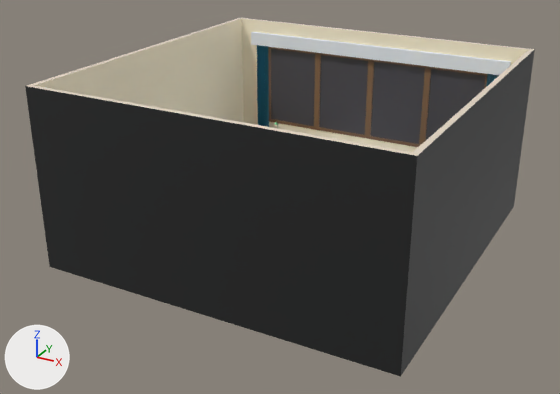
One commit to the Blender file Materials/MapLevel01.blend: the scene before it, then after it.
Before and after are seen from a 50 mm lens placed at (2.15, -11.58, 5.06), pointed at (-2.64, -2.85, 0.7). Lighting does not change. The marker at lower left points along +X, +Y and +Z.

Script lines for the objects in view, before the commit:
```python
me_curtain = bpy.data.meshes.new('Curtain')
me_curtain.from_pydata(...)  # a box spanning x -4.7..-0.3, y -0.14..-0.07, z 2.09..2.3
me_curtain.materials.append(mat_materialmap)  # picture img_colorpalete_duel_32x_png
me_curtain_001 = bpy.data.meshes.new('Curtain.001')
me_curtain_001.from_pydata(...)  # 26 vertices, 12 faces; spans x -4.62..-4.39, y -0.12..-0.08, z 0.43..2.12
me_curtain_001.materials.append(mat_materialmap)  # picture img_colorpalete_duel_32x_png
me_plane_001 = bpy.data.meshes.new('Plane.001')
me_plane_001.from_pydata(...)  # 52 vertices, 46 faces; spans x -4.4..-0.6, y -0.08..-0.02, z 0.73..2.09
me_plane_001.materials.append(mat_materialmap)  # picture img_colorpalete_duel_32x_png
ob_curtain = bpy.data.objects.new('Curtain', me_curtain)
ob_curtain.location = (0.0, 0.0, 0.0)
ob_curtaincloth = bpy.data.objects.new('CurtainCloth', me_curtain_001)
ob_curtaincloth.location = (0.0, 0.0, 0.0)
ob_windows = bpy.data.objects.new('Windows', me_plane_001)
ob_windows.location = (0.0, 0.0, 0.0)
# also in view: 'WallAndFloor' at (-2.5, -2.5, 1.25); 'Walls.CameraBlock' at (-4.96, -2.5, 1.25)
```
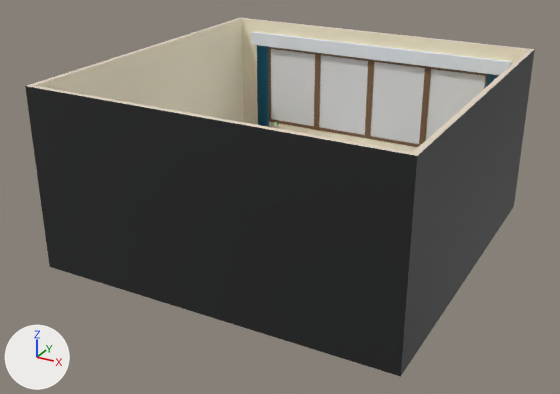
Boxes [x1, y1, x2, y2] around the edits, measured in the pictures (560 x 394 px):
```json
{"part": 1, "of": "me_plane_001", "change": "recoloured", "before": [271, 49, 315, 126], "after": [271, 49, 315, 126], "on screen": "black to grey"}
{"part": 2, "of": "me_plane_001", "change": "recoloured", "before": [319, 55, 368, 135], "after": [319, 55, 368, 135], "on screen": "black to grey"}
{"part": 3, "of": "me_plane_001", "change": "recoloured", "before": [371, 62, 425, 144], "after": [371, 62, 425, 144], "on screen": "black to grey"}
{"part": 4, "of": "me_plane_001", "change": "recoloured", "before": [426, 69, 486, 140], "after": [426, 69, 486, 140], "on screen": "black to grey"}
```

Scene script edits in JSON lines:
```json
{"op": "add", "block": "mat_material_dimlight", "code": ["mat_material_dimlight = principled_material('Material.DimLight')", "mat_material_dimlight.base_color = (0.8, 0.8, 0.8)  # white #e7e7e7"]}
{"block": "me_plane_001", "where": "me_plane_001.from_pydata(...)  # 52 vertices, 46 faces; spans x -4.4..-0.6, y -0.08..-0.02, z 0.73..2.09"}
{"block": "me_plane_001", "where": "# used by ob_windows; location = (0.0, 0.0, 0.0)"}
{"block": "me_plane_001", "change": "me_plane_001 part 1: the 1 face centred in x -3.93, y -0.07, z 1.41 switches from mat_materialmap (picture img_colorpalete_duel_32x_png) to mat_material_dimlight (white #e7e7e7)"}
{"block": "me_plane_001", "change": "me_plane_001 part 2: the 1 face centred in x -2.98, y -0.07, z 1.41 switches from mat_materialmap (picture img_colorpalete_duel_32x_png) to mat_material_dimlight (white #e7e7e7)"}
{"block": "me_plane_001", "change": "me_plane_001 part 3: the 1 face centred in x -2.02, y -0.07, z 1.41 switches from mat_materialmap (picture img_colorpalete_duel_32x_png) to mat_material_dimlight (white #e7e7e7)"}
{"block": "me_plane_001", "change": "me_plane_001 part 4: the 1 face centred in x -1.07, y -0.07, z 1.41 switches from mat_materialmap (picture img_colorpalete_duel_32x_png) to mat_material_dimlight (white #e7e7e7)"}
{"op": "add", "block": "me_plane_001", "code": "me_plane_001.materials.append(mat_material_dimlight)  # white #e7e7e7"}
```
